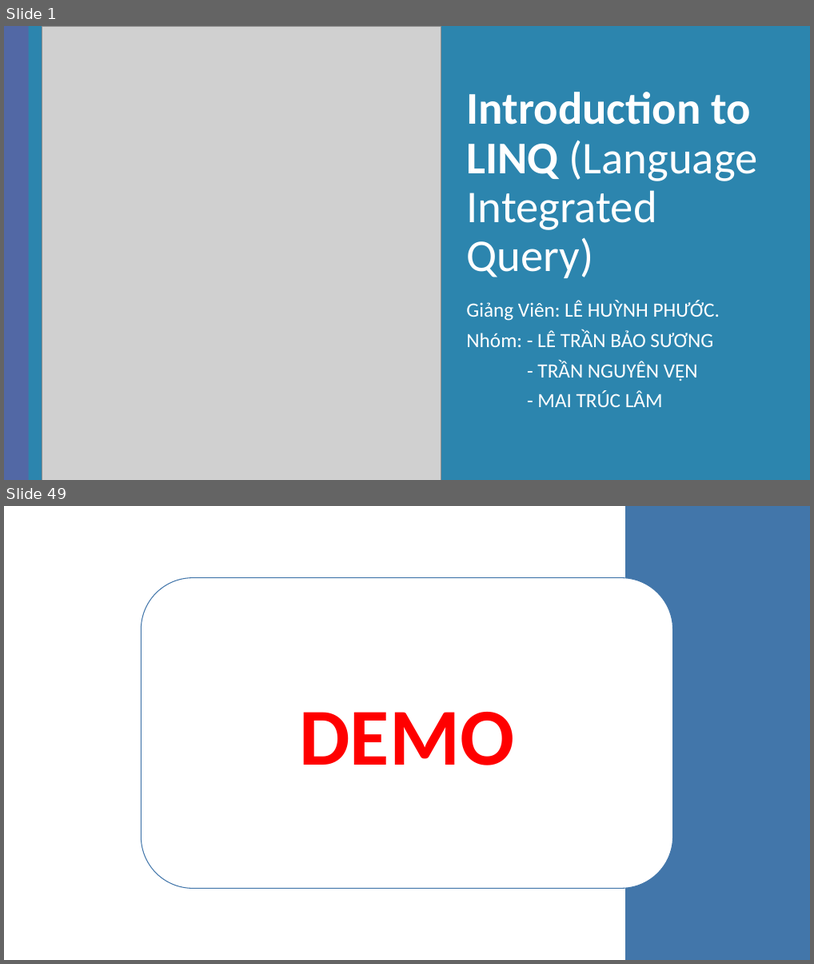
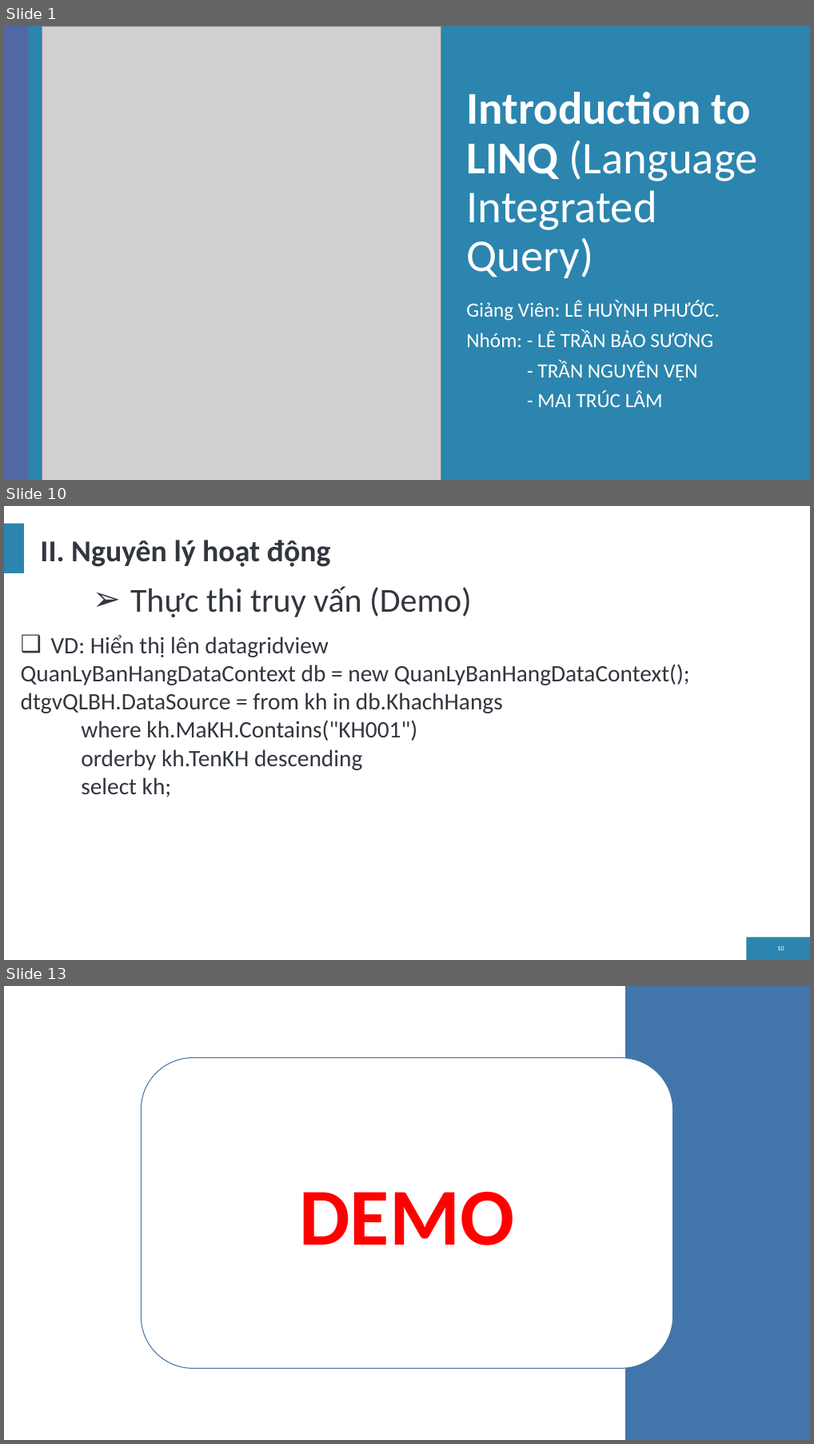
Before and after one commit to letranbaosuong/Lap-Trinh-Moi-Truong-Truc-Quan, a slide deck: Bao_Cao/LinQ.pptx. Shown one above the other, each under a label of ours: slides 1 and 49 before the commit, slides 1, 10 and 13 after it; the slides between them are not shown. The pictures are 814x964 and 814x1444 pixels, drawn with LibreOffice and Linux fonts; fonts in the diff are those of the drawing; grey boxes stand for pictures; background and template pictures are left out. Boxes give left, top, right and bottom in pixels: in the first picture for what was removed or moved away, otherwise in the second. Text is boxed around its words. In the diff, an @@ line names an element or a change of style, - is before the commit and + after.

```diff
--- a/Bao_Cao/LinQ.pptx
+++ b/Bao_Cao/LinQ.pptx
@@ slide 10 added at bbox=[4, 506, 810, 960], background #FFFFFF; not listed: 2 template elements that a slide beside it also shows @@
@@ title added at bbox=[40, 540, 331, 567], 36 pt, text #32363F, bold @@
+II. Nguyên lý hoạt động
@@ text added at bbox=[130, 586, 472, 617], 40 pt, text #32363F @@
+➢ Thực thi truy vấn (Demo)
@@ text added at bbox=[21, 635, 690, 797], 28 pt, text #32363F @@
+❑ VD: Hiển thị lên datagridview
+QuanLyBanHangDataContext db = new QuanLyBanHangDataContext();
+dtgvQLBH.DataSource = from kh in db.KhachHangs
+where kh.MaKH.Contains("KH001")
+orderby kh.TenKH descending
+select kh;
@@ page number added at bbox=[778, 945, 784, 950], 8 pt, text #FFFFFF @@
+10
@@ what was slide 49 is now slide 13 @@
```
Also in this commit, not shown: 10 other slides added, 55 slides removed, 46 other files.
